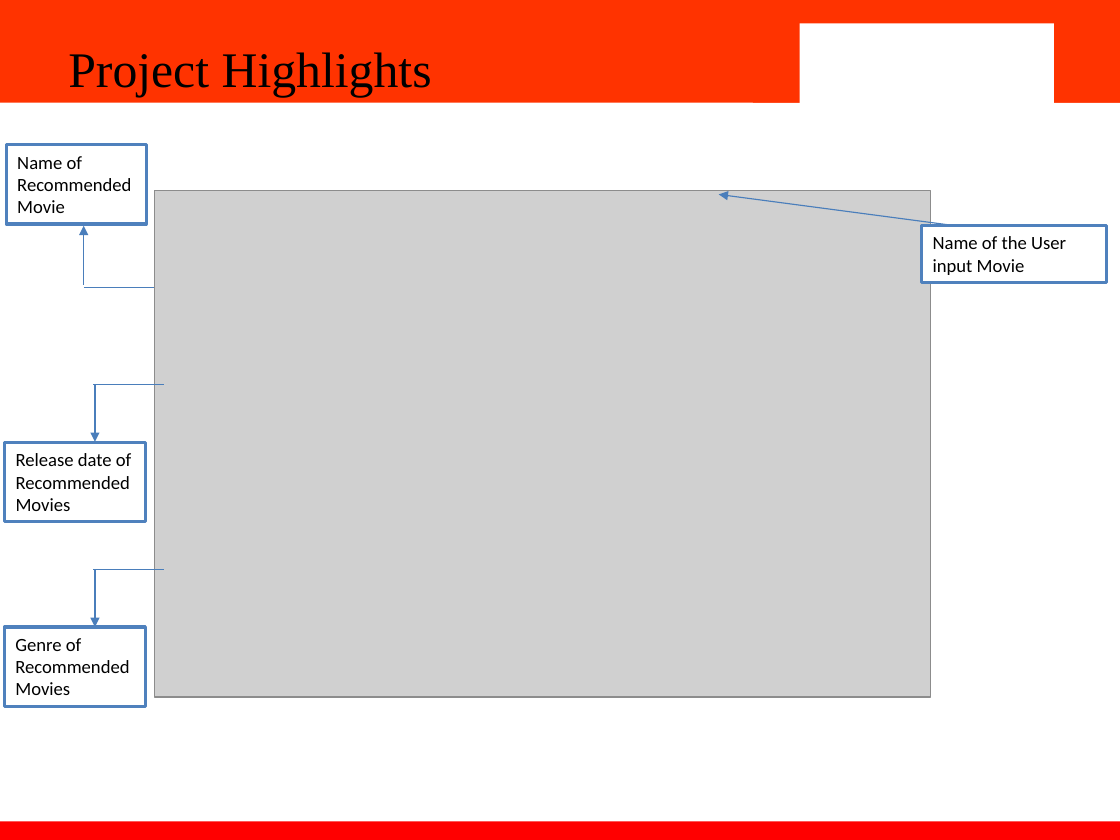
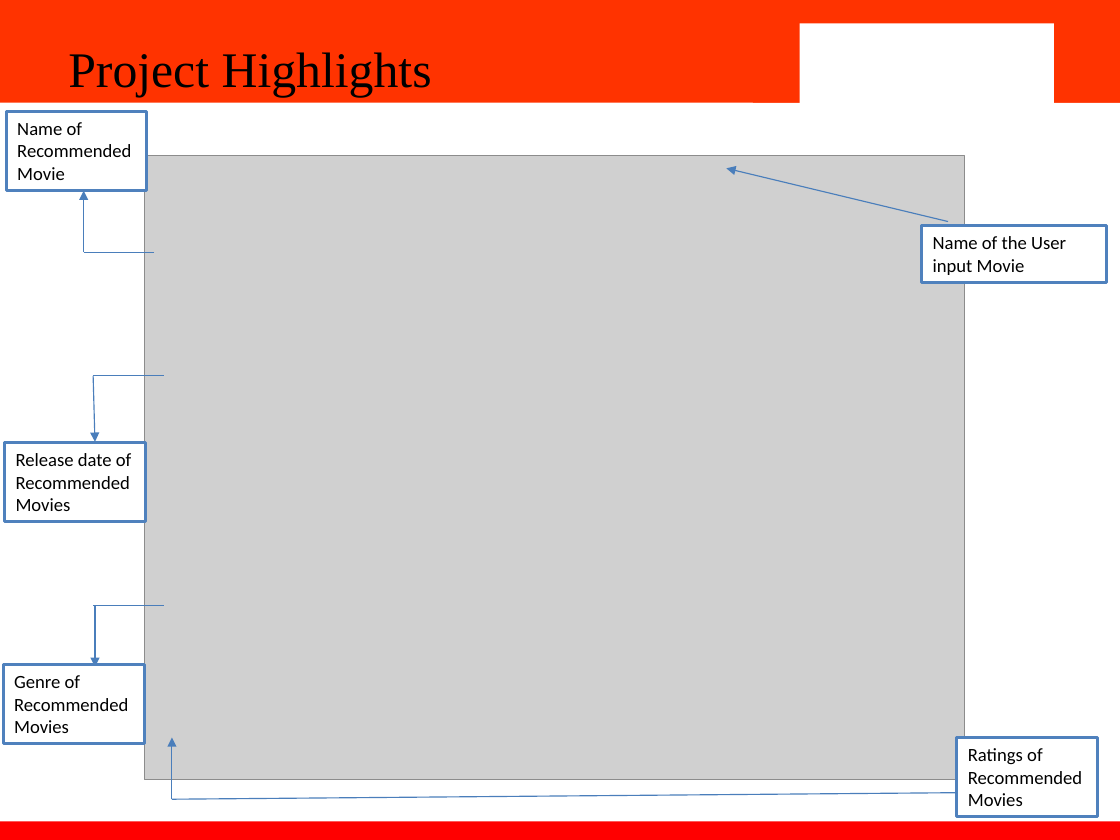
Before and after one commit to CosmosElement77/AI-ML-project, a slide deck: slide 7 of Movie_rec_AIML.pptx. Drawn at 1120x840 pixels with LibreOffice and Linux fonts; fonts in the diff are those of the drawing; grey boxes stand for pictures; background and template pictures are left out. Boxes give left, top, right and bottom in pixels: in the first picture for what was removed or moved away, otherwise in the second. Text is boxed around its words. In the diff, an @@ line names an element or a change of style, - is before the commit and + after.

```diff
--- a/Movie_rec_AIML.pptx
+++ b/Movie_rec_AIML.pptx
@@ rectangle "Name of Recommended Movie": place and size @@
-rectangle "Name of Recommended Movie" at (7,144,147,224)
+rectangle "Name of Recommended Movie" at (7,111,147,190)
@@ picture: place and size @@
-picture at (155,190,931,697)
+picture at (144,156,964,780)
@@ arrow moved from (956, 226) - (719, 195) to (948, 222) - (727, 168) @@
@@ arrow moved from (84, 284) - (84, 226) to (84, 252) - (84, 190) @@
@@ line moved from (155, 288) - (84, 288) to (155, 252) - (84, 252) @@
@@ line moved from (164, 385) - (93, 385) to (164, 376) - (93, 376) @@
@@ arrow moved from (95, 385) - (95, 441) to (93, 376) - (95, 441) @@
@@ line moved from (164, 570) - (93, 570) to (164, 605) - (93, 605) @@
@@ arrow moved from (95, 570) - (95, 627) to (95, 605) - (95, 666) @@
@@ rectangle "Genre of Recommended Movies": place and size @@
-rectangle "Genre of Recommended Movies" at (4,627,146,707)
+rectangle "Genre of Recommended Movies" at (3,664,144,744)
@@ arrow added from (172, 800) to (172, 737), #4B7EBC 0.75 pt @@
@@ rectangle added at (956,738,1098,818), fill #FFFFFF, outline #4F81BD 2 pt, 12 pt, text #000000 @@
+Ratings of Recommended Movies
@@ line added from (956, 793) to (172, 800), #4B7EBC 0.75 pt @@
```
Also in this commit, not shown: 1 other slide changed, 1 other file.
